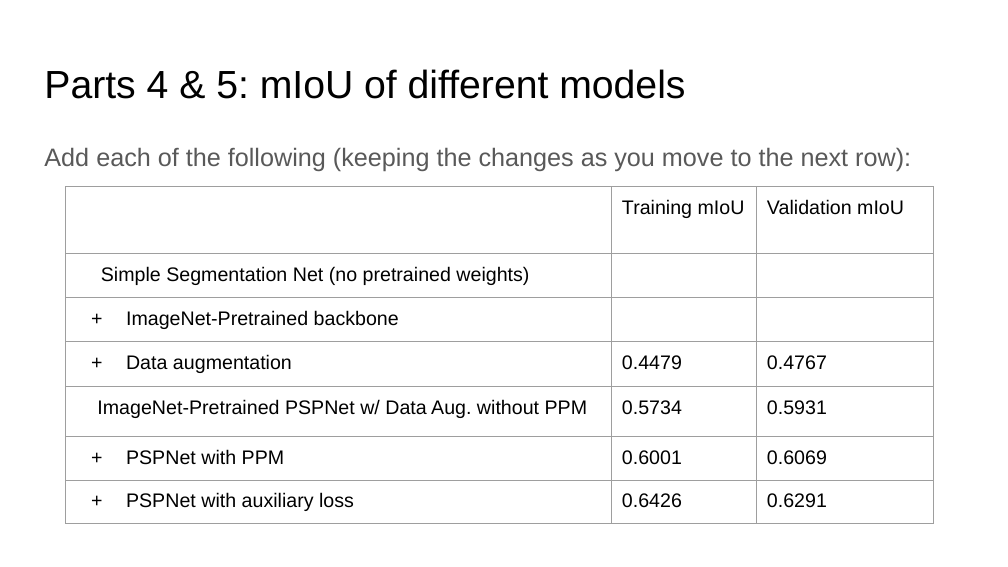
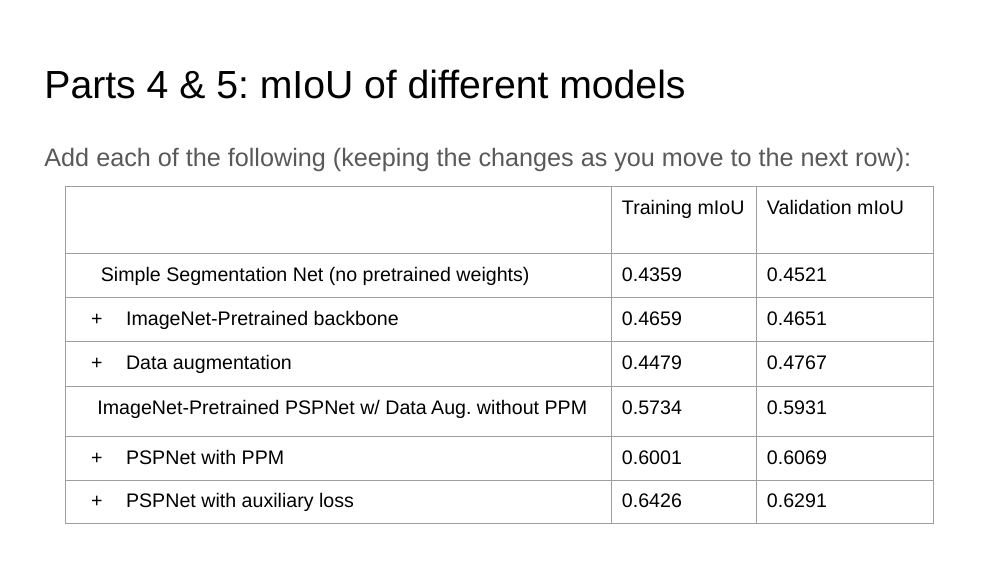
Before and after one commit to josh-ing/Semantic_Segmentation_project, a slide deck: slide 2 of proj5_report.pptx. Drawn at 1008x567 pixels with LibreOffice and Linux fonts; fonts in the diff are those of the drawing. Boxes give left, top, right and bottom in pixels: in the first picture for what was removed or moved away, otherwise in the second. Text is boxed around its words. In the diff, an @@ line names an element or a change of style, - is before the commit and + after.

```diff
--- a/proj5_report.pptx
+++ b/proj5_report.pptx
@@ table at <box>66,186,933,524</box> @@
-row 2, column 2: 
+row 2, column 2: 0.4359
-row 2, column 3: 
+row 2, column 3: 0.4521
-row 3, column 2: 
+row 3, column 2: 0.4659
-row 3, column 3: 
+row 3, column 3: 0.4651
```
Also in this commit, not shown: 2 other files.
